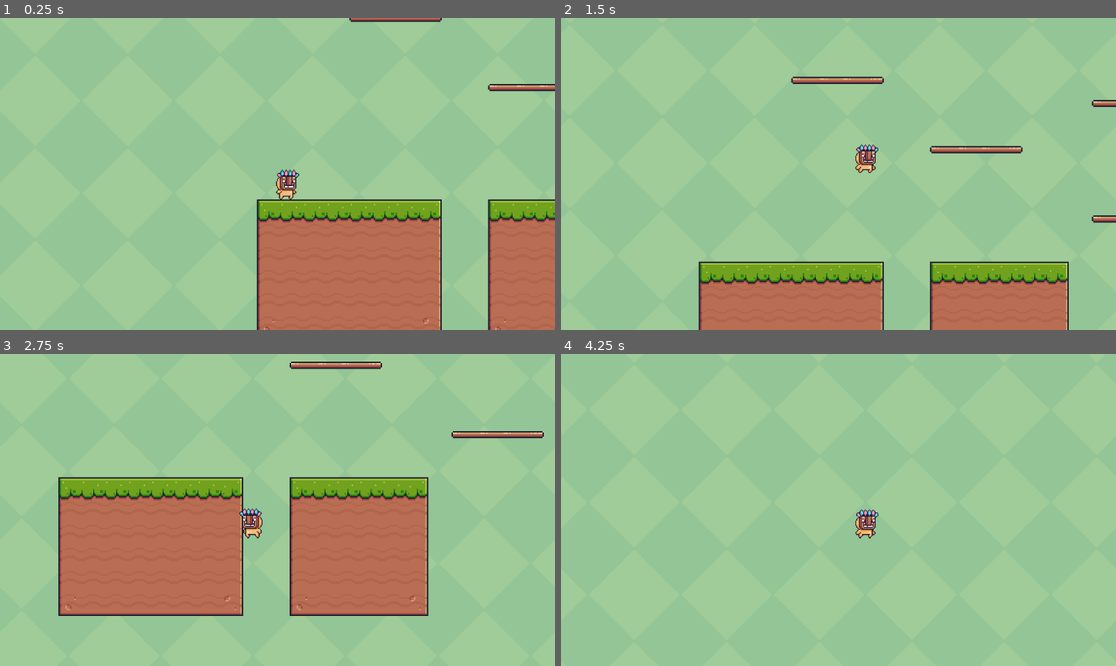
Above: before the commit, frames 1-4 (two rows, left to right).
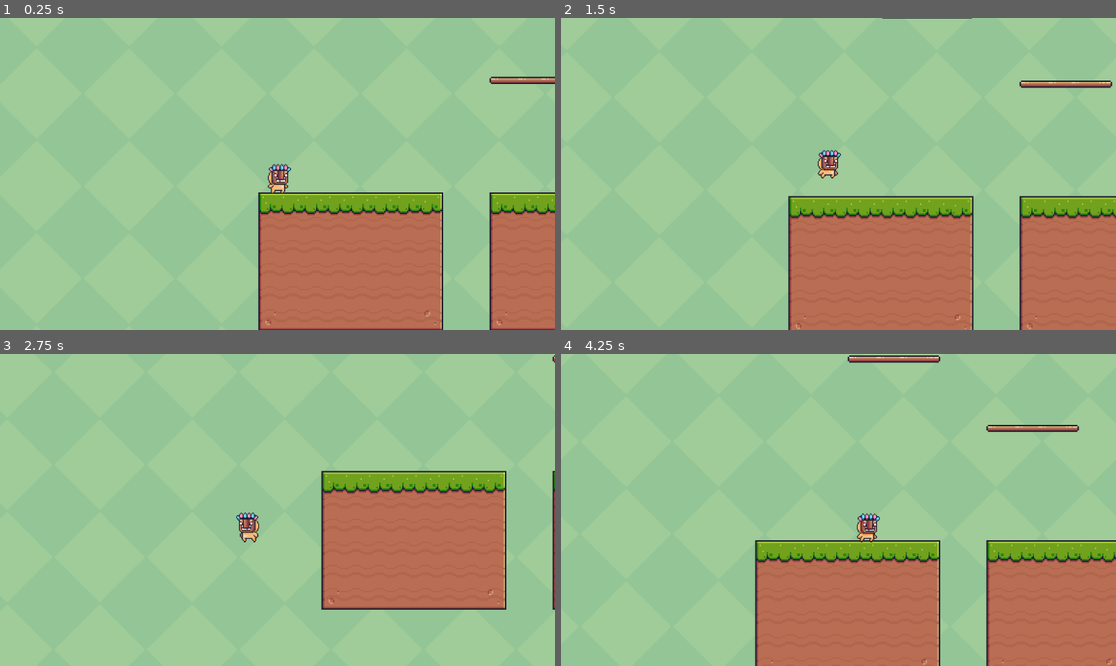
Above: after the commit, the same moments.

Repository: Dawid-Jarczok/NPG_projekt_zaliczeniowy
Game: Godot game, scene res://Scene_1.tscn
Same seed, same stepped clock (60 frames per second), same inputs: the game is played once before the commit and once after it.
Inputs:
- Up to frame 1 (0.25 s): no input
- Up to frame 2 (1.5 s): hold D (move_right) from 0.53 s (still down); tap E (TestAction, bound only after the commit) at 0.6, 1.35 s; tap Space (jump) at 0.77 s
- Up to frame 3 (2.75 s): tap Space (jump) at 1.52 s; release D (move_right) at 2.03 s; hold A (move_left) from 2.03 s (still down); tap E (TestAction, bound only after the commit) at 2.1 s
- Up to frame 4 (4.25 s): release A (move_left) at 2.78 s; hold D (move_right) from 2.78 s (still down); tap E (TestAction, bound only after the commit) at 2.85, 3.6 s; tap Space (jump) at 3.02, 3.77 s

The runs differ from the first frame. In frame 1, 5.7% of the frame differs, in the area x 46-100%, y 0-100%; in frame 2, 25%; in frame 3, 27%, in the area x 10-100%, y 0-84%; in frame 4, 24%.

Commit message:
Repaired player positioning and added spawn point marker and respawn function for testing

Diff:
--- a/gra_projektNPG/Scene_1.tscn
+++ b/gra_projektNPG/Scene_1.tscn
@@ -951,7 +951,7 @@
 "speed": 20.0
 }]
 
-[node name="Node" type="Node"]
+[node name="Map1" type="Node"]
 
 [node name="Level_1" type="TextureRect" parent="."]
 texture_filter = 1
@@ -986,17 +986,16 @@
 layer_0/tile_data = PackedInt32Array(720896, 393216, 0, 720897, 458752, 0, 720898, 458752, 0, 720899, 458752, 0, 720900 …(54210 unchanged characters)…
 
 [node name="player_test" type="Node2D" parent="."]
+position = Vector2(40, 490)
 
 [node name="CharacterBody2D" type="CharacterBody2D" parent="player_test"]
 script = ExtResource("3_3jpsd")
 
 [node name="CollisionShape2D" type="CollisionShape2D" parent="player_test/CharacterBody2D"]
-position = Vector2(44, 470)
 shape = SubResource("RectangleShape2D_4rno3")
 
 [node name="Sprite2D" type="AnimatedSprite2D" parent="player_test/CharacterBody2D"]
 texture_filter = 1
-position = Vector2(40, 467)
 scale = Vector2(2, 2.132)
 sprite_frames = SubResource("SpriteFrames_uov07")
 autoplay = "default"
@@ -1004,10 +1003,13 @@
 frame_progress = 0.00673832
 
 [node name="Camera2D" type="Camera2D" parent="player_test/CharacterBody2D"]
-position = Vector2(43, 475)
 drag_horizontal_enabled = true
 drag_vertical_enabled = true
 drag_left_margin = 0.1
 drag_top_margin = 0.1
 drag_right_margin = 0.1
 drag_bottom_margin = 0.1
+
+[node name="PlayerStart" type="Node2D" parent="."]
+position = Vector2(41, 450)
+scale = Vector2(10, 10)
--- a/gra_projektNPG/project.godot
+++ b/gra_projektNPG/project.godot
@@ -34,6 +34,11 @@
 "events": [Object(InputEventKey,"resource_local_to_scene":false,"resource_name":"","device":-1,"window_id":0,"alt_pressed":false,"shift_pressed":false,"ctrl_pressed":false,"meta_pressed":false,"pressed":false,"keycode":0,"physical_keycode":32,"key_label":0,"unicode":32,"echo":false,"script":null)
 ]
 }
+TestAction={
+"deadzone": 0.5,
+"events": [Object(InputEventKey,"resource_local_to_scene":false,"resource_name":"","device":-1,"window_id":0,"alt_pressed":false,"shift_pressed":false,"ctrl_pressed":false,"meta_pressed":false,"pressed":false,"keycode":0,"physical_keycode":69,"key_label":0,"unicode":101,"echo":false,"script":null)
+]
+}
 
 [rendering]
 
--- a/gra_projektNPG/scripts/player_movement.gd
+++ b/gra_projektNPG/scripts/player_movement.gd
@@ -7,9 +7,14 @@
 # Get the gravity from the project settings to be synced with RigidBody nodes.
 var gravity = ProjectSettings.get_setting("physics/2d/default_gravity")
 
+var spawnPoint
+
 @onready var sprite = $Sprite2D
 
 func _physics_process(delta):
+	if Input.is_action_just_pressed("TestAction"):
+		respawn()
+
 	# Add the gravity.
 	if not is_on_floor():
 		velocity.y += gravity * delta
@@ -36,5 +41,10 @@
 	move_and_slide()
 
 func _ready():
-	# Ustawienie nowej pozycji postaci
-	position = Vector2(20, 20) # zamiast x i y wpisz odpowiednie wartości współrzędnych
+	spawnPoint = get_node("/root/Map1/PlayerStart")
+
+func respawn():
+	spawnPoint = get_node("/root/Map1/PlayerStart")
+	print(spawnPoint.global_position)
+	if spawnPoint:
+		global_position = spawnPoint.global_position
